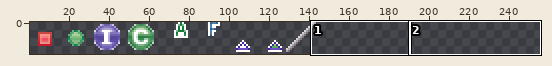
A sprite sheet gets an edit: src/com/redhat/ceylon/ceylondoc/resources/icons.png. The first picture is a wide view before the edit; the outline marks the close-up.
Close-up. First the earlier version:
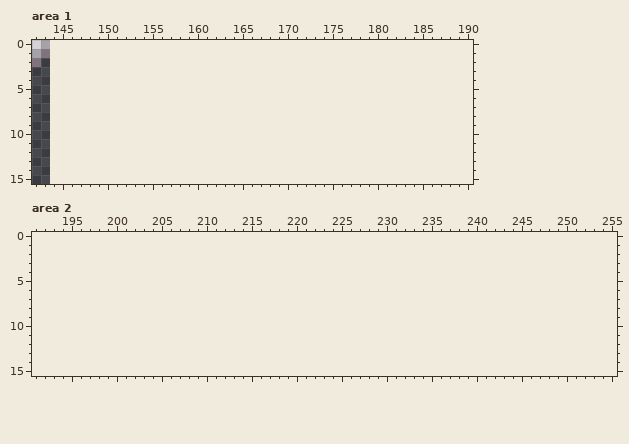
The file is 144x16 pixels. Pixels under 10% opacity are left out. Colours within 5 levels of each other are drawn and written as one. Shown: area 1: x 142..190, y 0..15; area 2: x 191..255, y 0..15. The old version is drawn lined up with the new one, on the new canvas. The wide view leaves out empty margins.
Once edited:
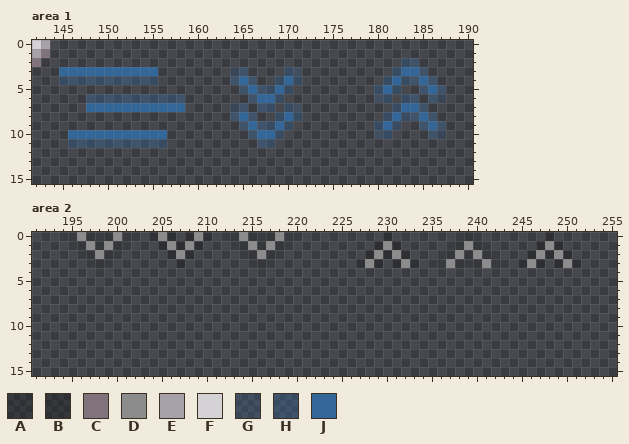
Palette (. is transparent): A #1a1a1a4f  B #1a1a1a5f  C #81737c  D #8c8c8c  E #a7a2a9  F #d4d2d5  G #3366993f  H #3366995f  J #336699
Difference:
canvas 144x16 -> 256x16
Changed rows in their new state; - is an unchanged pixel.
Area 1:
first column x 145:
 2 --------------------------------------HH---
 3 JJJJJJJJJJJ--------GH----HG----------HJJH--
 4 HHHHHHHHHHH--------HJH--HJH---------HJHHJH-
 5 --------------------HJHHJH---------HJH--HJH
 6 ---HHHHHHHHHHH-------HJJH----------GH-HH-HG
 7 ---JJJJJJJJJJJ-----GH-HH-HG----------HJJH--
 8 -------------------HJH--HJH---------HJHHJH-
 9 --------------------HJHHJH---------HJH--HJH
10 -JJJJJJJJJJJ---------HJJH----------GH----HG
11 -HHHHHHHHHHH----------HH-------------------
Area 2:
first column x 195:
 0 ADB-BDA--ADB-BDA--ADB-BDA----------B--------B--------B---
 1 -BDBDB----BDBDB----BDBDB----------BDB------BDB------BDB--
 2 --BDB------BDB------BDB----------BDBDB----BDBDB----BDBDB-
 3 ---B--------B--------B----------ADB-BDA--ADB-BDA--ADB-BDA
